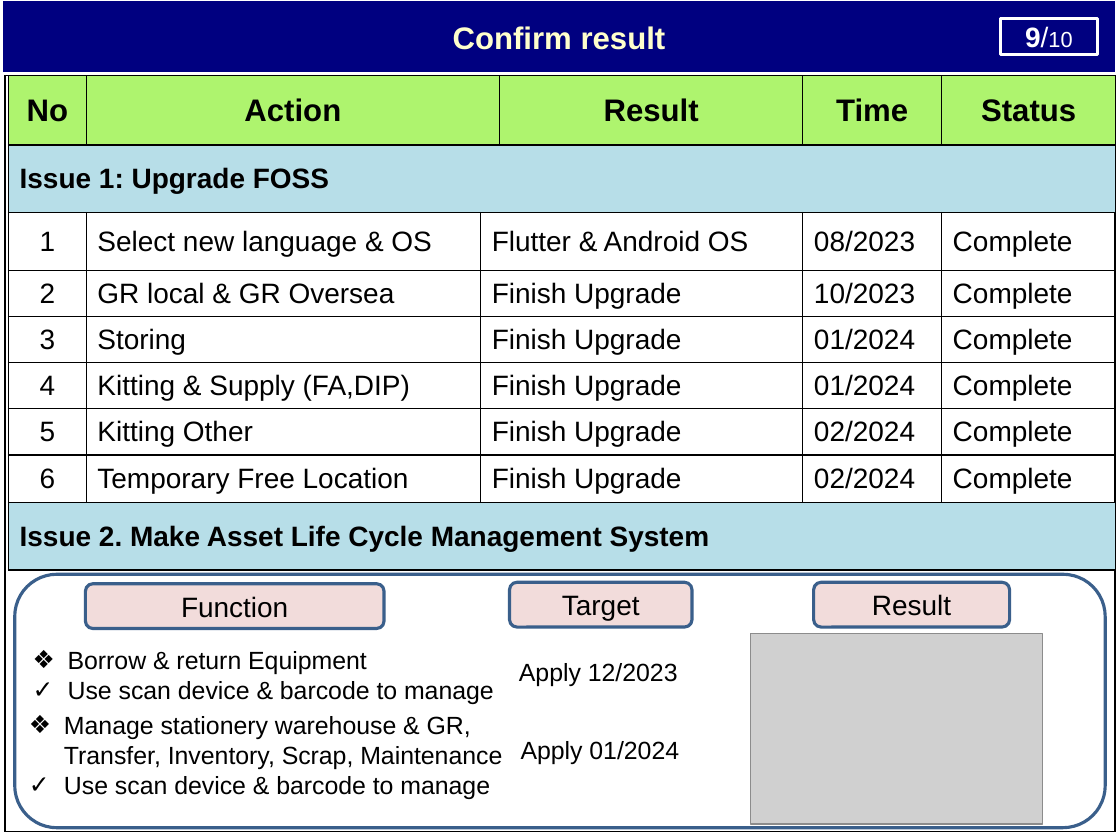
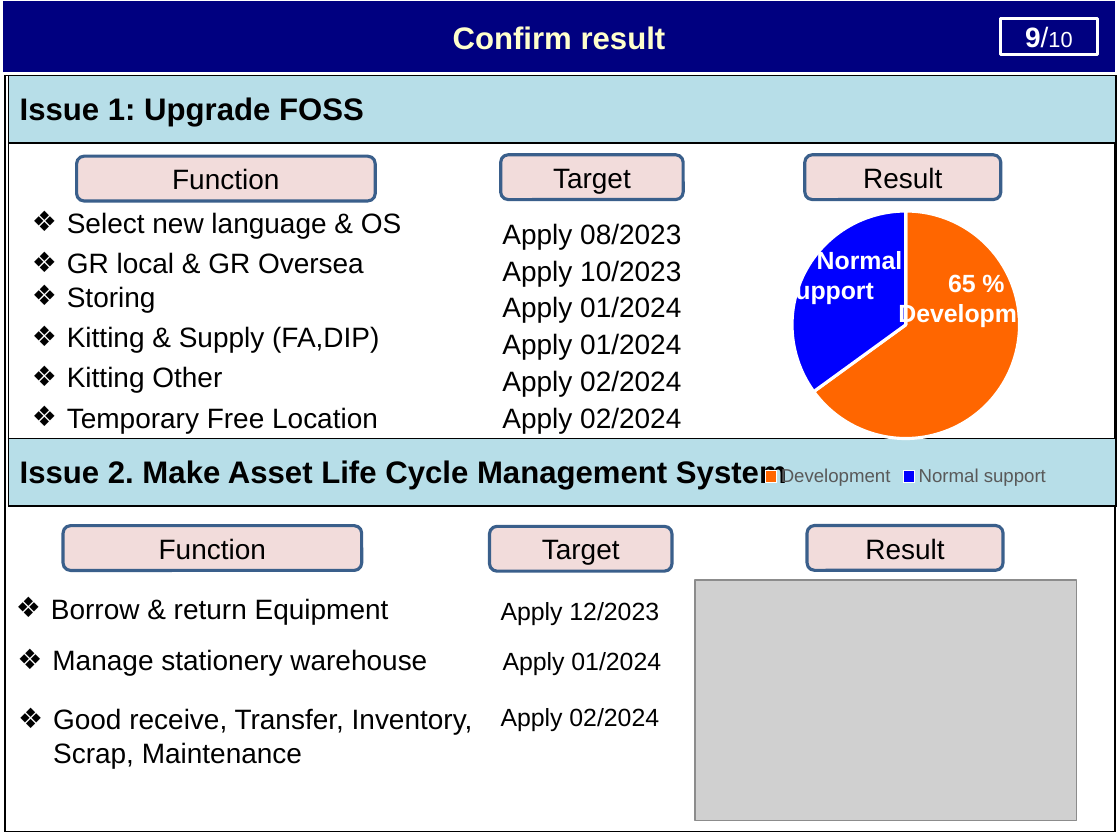
Before and after one commit to thietbicongnghevietnam/ReportPSNV, a slide deck: slide 12 of Report_test.pptx. Drawn at 1120x840 pixels with LibreOffice and Linux fonts; fonts in the diff are those of the drawing; grey boxes stand for pictures. Boxes give left, top, right and bottom in pixels: in the first picture for what was removed or moved away, otherwise in the second. Text is boxed around its words. In the diff, an @@ line names an element or a change of style, - is before the commit and + after.

```diff
--- a/Report_test.pptx
+++ b/Report_test.pptx
@@ table at box(9, 76, 1117, 506) @@
-No | Action |  | Result | Time | Status
-Issue 1: Upgrade FOSS |  |  |  |  | 
-1 | Select new language & OS | Flutter & Android OS |  | 08/2023 | Complete
-2 | GR local & GR Oversea | Finish Upgrade |  | 10/2023 | Complete
-3 | Storing | Finish Upgrade |  | 01/2024 | Complete
-4 | Kitting & Supply (FA,DIP) | Finish Upgrade |  | 01/2024 | Complete
-5 | Kitting Other | Finish Upgrade |  | 02/2024 | Complete
-6 | Temporary Free Location | Finish Upgrade |  | 02/2024 | Complete
-Issue 2. Make Asset Life Cycle Management System |  |  |  |  | 
+Issue 1: Upgrade FOSS
+
+Issue 2. Make Asset Life Cycle Management System
@@ rounded rectangle added at box(76, 157, 375, 202), fill #F2DCDB, outline #3A5F8C 2 pt, 18 pt, text #000000 @@
+Function
@@ rounded rectangle added at box(501, 155, 683, 199), fill #F2DCDB, outline #3A5F8C 2 pt, 18 pt, text #000000 @@
+Target
@@ rounded rectangle added at box(805, 155, 1001, 199), fill #F2DCDB, outline #3A5F8C 2 pt, 18 pt, text #000000 @@
+Result
@@ pie chart added at box(688, 196, 1120, 492) @@
+categories: Development, Normal support
+Series 1: 65, 35, -, -
@@ text added at box(67, 212, 401, 433), 18 pt, text #000000 @@
+❖ Select new language & OS
+❖ GR local & GR Oversea
+❖ Storing
+❖ Kitting & Supply (FA,DIP)
+❖ Kitting Other
+❖ Temporary Free Location
@@ text added at box(502, 223, 681, 433), 18 pt, text #000000 @@
+Apply 08/2023
+Apply 10/2023
+Apply 01/2024
+Apply 01/2024
+Apply 02/2024
+Apply 02/2024
@@ text added at box(782, 249, 902, 305), 16 pt, text #FFFFFF, bold @@
+45 % Normal support
@@ text added at box(898, 274, 1054, 328), 16 pt, text #FFFFFF, bold @@
+65 % Development
@@ rounded rectangle "Function": place and size @@
-rounded rectangle "Function" at box(85, 584, 384, 628)
+rounded rectangle "Function" at box(63, 525, 362, 570)
@@ rounded rectangle "Target": place and size @@
-rounded rectangle "Target" at box(510, 582, 692, 627)
+rounded rectangle "Target" at box(489, 526, 672, 571)
@@ rounded rectangle "Result": place and size @@
-rounded rectangle "Result" at box(813, 582, 1009, 627)
+rounded rectangle "Result" at box(808, 525, 1004, 570)
@@ text "Borrow & return Equipment": place and size @@
-text "Borrow & return Equipment" at box(68, 651, 494, 704)
+text "Borrow & return Equipment" at box(51, 598, 389, 624)
@@ text "Borrow & return Equipment" at box(51, 598, 389, 624): size 16 to 18 pt @@
@@ rounded rectangle removed at box(15, 575, 1105, 828) @@
@@ text "Apply 12/2023": place and size @@
-text "Apply 12/2023" at box(519, 663, 678, 686)
+text "Apply 12/2023" at box(501, 602, 659, 625)
@@ picture: place and size @@
-picture at box(750, 633, 1042, 823)
+picture at box(696, 580, 1076, 821)
@@ text added at box(52, 649, 427, 675), 18 pt, text #000000 @@
+❖ Manage stationery warehouse
@@ text "Apply 01/2024": place and size @@
-text "Apply 01/2024" at box(521, 741, 679, 764)
+text "Apply 01/2024" at box(503, 652, 661, 675)
@@ text at box(68, 681, 494, 704): paragraph removed @@
-✓ Use scan device & barcode to manage
@@ text at box(53, 708, 473, 768): text changed; size 16 to 18 pt @@
-❖ Manage stationery warehouse & GR, Transfer, Inventory, Scrap, Maintenance
-✓ Use scan device & barcode to manage
+❖ Good receive, Transfer, Inventory, Scrap, Maintenance
@@ text added at box(501, 708, 659, 731), 16 pt, text #000000 @@
+Apply 02/2024
```
Also in this commit, not shown: 5 other slides changed, 1 other file.
